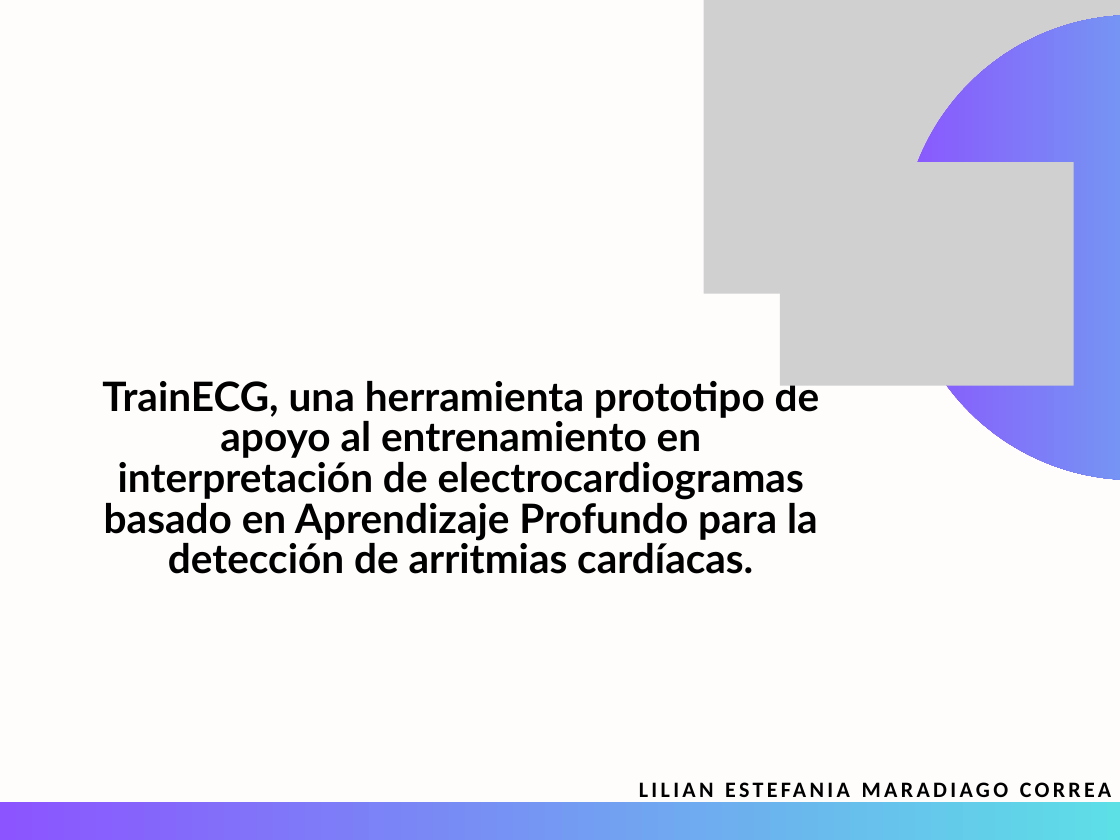
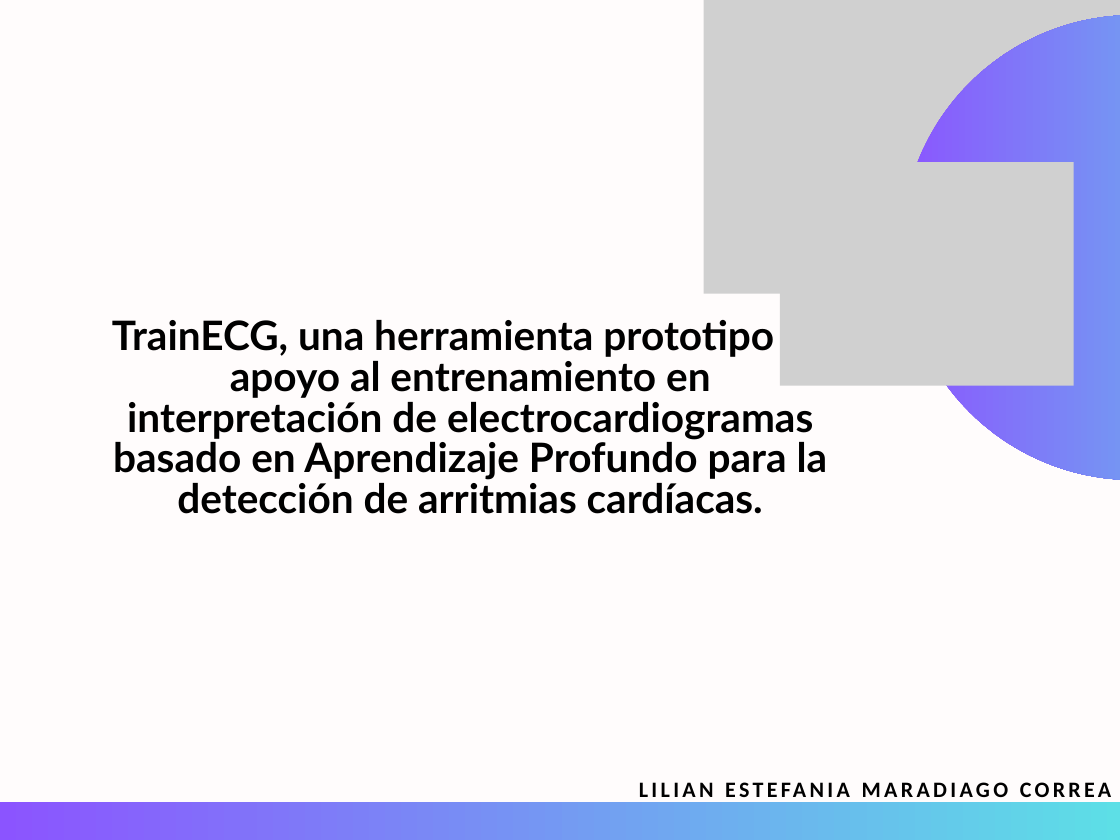
Before and after one commit to Jucer74/SoftwareArchitecture, a slide deck: slide 1 of Project/Context/TrainECG.context.pptx. Drawn at 1120x840 pixels with LibreOffice and Linux fonts; fonts in the diff are those of the drawing; grey boxes stand for pictures. Boxes give left, top, right and bottom in pixels: in the first picture for what was removed or moved away, otherwise in the second. Text is boxed around its words. In the diff, an @@ line names an element or a change of style, - is before the commit and + after.

```diff
--- a/Project/Context/TrainECG.context.pptx
+++ b/Project/Context/TrainECG.context.pptx
@@ text "TrainECG, una herramienta prototipo de ...": place and size @@
-text "TrainECG, una herramienta prototipo de ..." at (102, 381, 820, 574)
+text "TrainECG, una herramienta prototipo de ..." at (112, 320, 828, 514)
```
Also in this commit, not shown: 2 other slides changed, 3 slides added, 3 other files.
